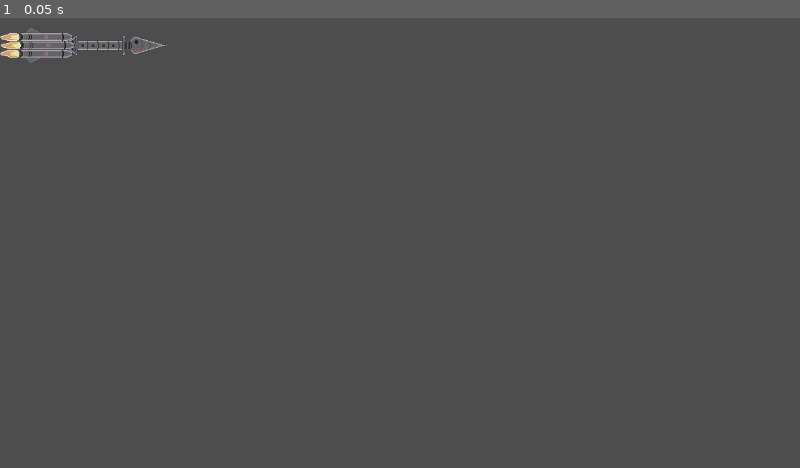
Above: before the commit, frame 1.
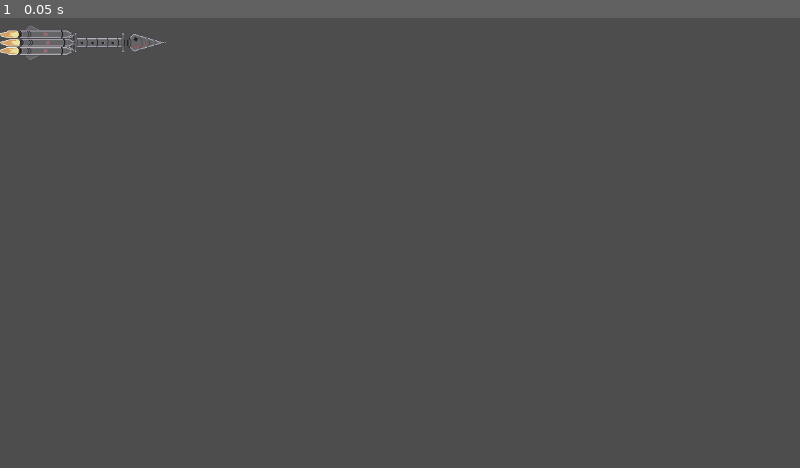
Above: after the commit, the same moment.

Repository: IsaacAmann/Space-MMO-Server
Game: Godot game, scene res://Ships/SovietRocketOne/SovietRocketOne.tscn
The game is run twice, just before and just after one commit, with the same random seed, the same clock (stepped at 60 frames per second) and the same inputs. This scene is started directly instead of the project's main scene.
Inputs:
- Up to frame 1 (0.05 s): no input

The runs differ from the first frame. In frame 1, 0.6% of the frame differs, in the area x 0-21%, y 1-10%.

Commit message:
Created new branch

Diff:
--- a/godot-client/Ships/SovietRocketOne/SovietRocketOne.tscn
+++ b/godot-client/Ships/SovietRocketOne/SovietRocketOne.tscn
@@ -15,5 +15,5 @@
 shape = SubResource("RectangleShape2D_bukiv")
 
 [node name="Sprite2D" type="Sprite2D" parent="."]
-position = Vector2(120, 39)
+position = Vector2(119, 35)
 texture = ExtResource("2_52e1j")
